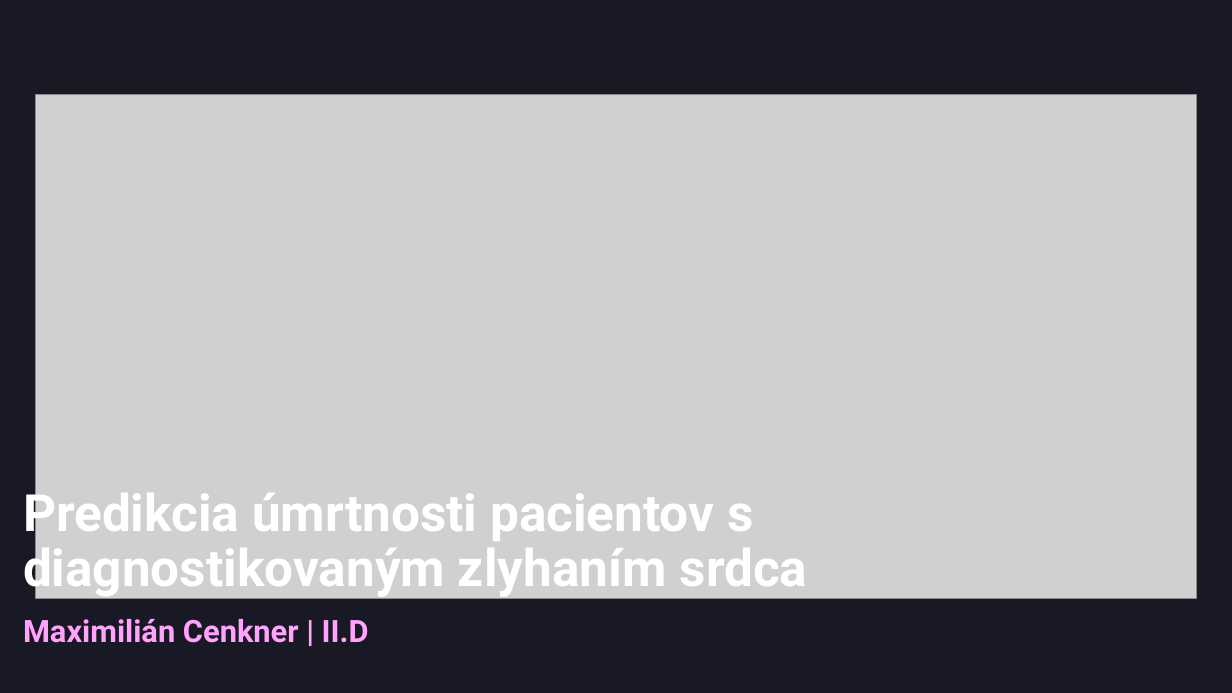
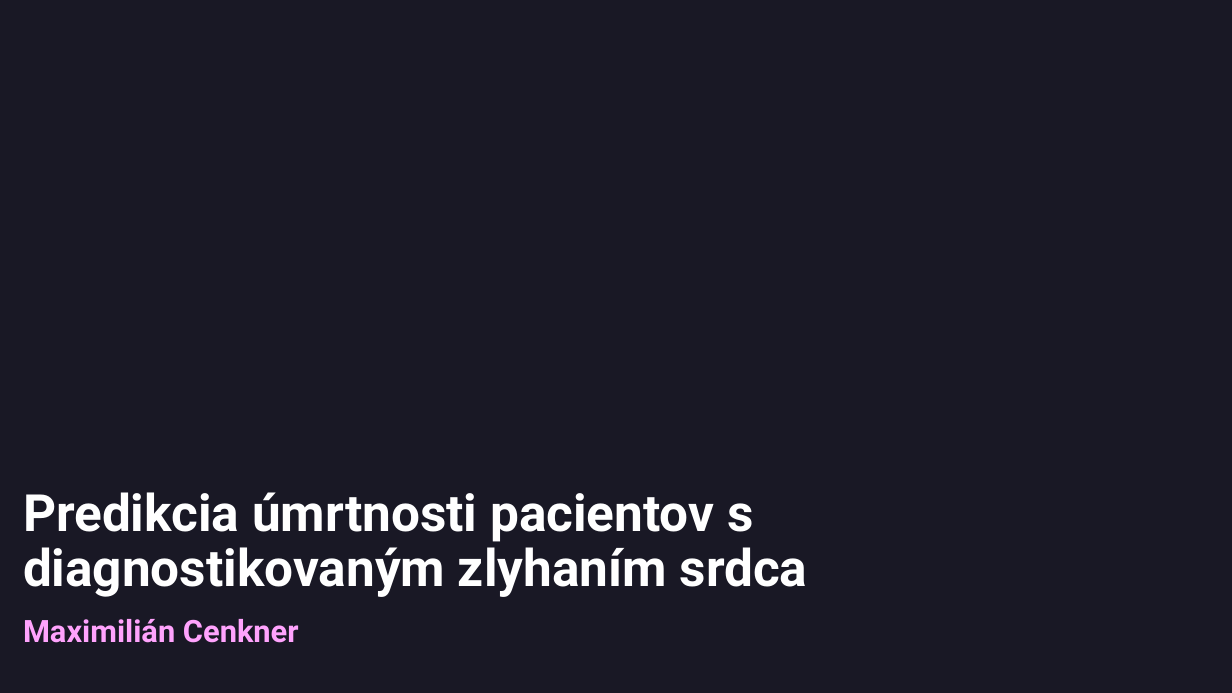
Before and after one commit to cenkner-maximilian/Predikcia-umrtnosti-u-pacientov-so-srdcovym-zlyhanim, a slide deck: slide 1 of slide-deck.pptx. Drawn at 1232x693 pixels with LibreOffice and Linux fonts; fonts in the diff are those of the drawing; grey boxes stand for pictures; background and template pictures are left out. Boxes give left, top, right and bottom in pixels: in the first picture for what was removed or moved away, otherwise in the second. Text is boxed around its words. In the diff, an @@ line names an element or a change of style, - is before the commit and + after.

```diff
--- a/slide-deck.pptx
+++ b/slide-deck.pptx
@@ picture removed at (36, 94, 1197, 599) @@
@@ subtitle at (23, 619, 299, 643): text changed @@
-Maximilián Cenkner | II.D
+Maximilián Cenkner
```
Also in this commit, not shown: 3 other slides changed, 8 slides added, 1 slide removed, 1 other file.
